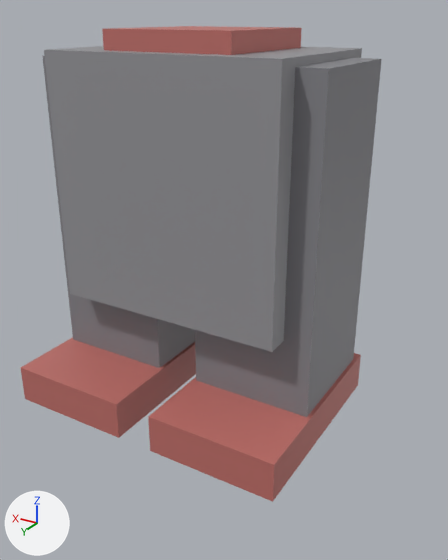
What one commit did to the glTF model src/MiVic.Game/Content/Models/Generated/soviet_commissar.glb.
Both versions are drawn from a 50 mm lens placed at (-0.852, 1.335, 1.799), pointed at (-0.07, 0.032, 1.147). The lights are fixed; the arrows at lower left show +X, +Y and +Z. The picture after the commit comes second. Where no turn or scale is listed for an object, it has been applied to the vertices. Vertices at exactly the same position are counted once.

In view in the first picture: 'Body', 'FootLeft', 'FootRight', 'Head', 'LegLeft', 'LegRight'.
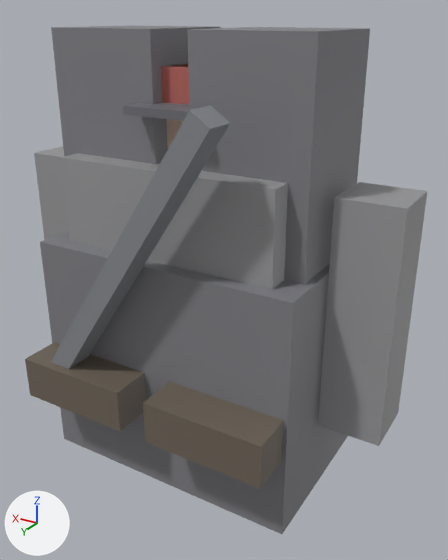
The change, as a list of edits to the scene's bpy script:
```text
Add mat_defaultmaterial_011:
    mat_defaultmaterial_011 = bpy.data.materials.new('DefaultMaterial.011')
    mat_defaultmaterial_011.use_nodes = True; mat_defaultmaterial_011.node_tree.nodes.clear()
    _N = mat_defaultmaterial_011.node_tree.nodes; _L = mat_defaultmaterial_011.node_tree.links
    n0 = _N.new('ShaderNodeOutputMaterial'); n0.name = 'Material Output'
    n1 = _N.new('ShaderNodeBsdfPrincipled'); n1.name = 'Principled BSDF'
    n2 = _N.new('ShaderNodeVertexColor'); n2.name = 'Color Attribute'
    _L.new(n1.outputs[0], n0.inputs[0])  # 'BSDF' to 'Surface'
    _L.new(n2.outputs[0], n1.inputs[0])  # 'Color' to 'Base Color'
Add mat_defaultmaterial_006:
    mat_defaultmaterial_006 = bpy.data.materials.new('DefaultMaterial.006')
    mat_defaultmaterial_006.use_nodes = True; mat_defaultmaterial_006.node_tree.nodes.clear()
    _N = mat_defaultmaterial_006.node_tree.nodes; _L = mat_defaultmaterial_006.node_tree.links
    n0 = _N.new('ShaderNodeOutputMaterial'); n0.name = 'Material Output'
    n1 = _N.new('ShaderNodeBsdfPrincipled'); n1.name = 'Principled BSDF'
    n2 = _N.new('ShaderNodeVertexColor'); n2.name = 'Color Attribute'
    _L.new(n1.outputs[0], n0.inputs[0])  # 'BSDF' to 'Surface'
    _L.new(n2.outputs[0], n1.inputs[0])  # 'Color' to 'Base Color'
Change me_body:
    remove me_body.from_pydata(...)  # 8 vertices, 12 faces; spans x -0.31..0.31, y -0.22..0.22, z 0.241..0.869
    add me_body.from_pydata(...)  # 8 vertices, 12 faces; spans x -0.3..0.3, y -0.21..0.21, z 0.0..0.583
    me_body part 1: the whole mesh is scaled about its middle by (0.968, 0.955, 0.927), then moved by (0.0, 0.0, -0.264)
Change me_legleft:
    remove me_legleft.from_pydata(...)  # 8 vertices, 12 faces; spans x -0.16..0.16, y -0.16..0.16, z 0.0..0.851
    add me_legleft.from_pydata(...)  # 8 vertices, 12 faces; spans x -0.15..0.15, y -0.15..0.15, z 0.0..0.884
    me_legleft part 2: the whole mesh is scaled about its middle by (0.938, 0.938, 1.04), then moved by (0.0, 0.0, 0.016)
Change me_footleft:
    remove me_footleft.from_pydata(...)  # 8 vertices, 12 faces; spans x -0.17..0.17, y -0.195..0.355, z -0.051..0.051
    add me_footleft.from_pydata(...)  # 8 vertices, 12 faces; spans x -0.16..0.16, y -0.16..0.36, z -0.057..0.057
    me_footleft part 3: the whole mesh is scaled about its middle by (0.941, 0.945, 1.12), then moved by (0.0, 0.02, 0.0)
    me_footleft part 4: 12 faces centred in x -0.17..0.17, y -0.195..0.355, z -0.051..0.051 are repainted in the vertex colours; the middle colour goes from pink #bf6f69 to brown #70665a
Change me_legright:
    remove me_legright.from_pydata(...)  # 8 vertices, 12 faces; spans x -0.16..0.16, y -0.16..0.16, z 0.0..0.851
    add me_legright.from_pydata(...)  # 8 vertices, 12 faces; spans x -0.15..0.15, y -0.15..0.15, z 0.0..0.884
    me_legright part 5: the whole mesh is scaled about its middle by (0.938, 0.938, 1.04), then moved by (0.0, 0.0, 0.016)
Change me_footright:
    remove me_footright.from_pydata(...)  # 8 vertices, 12 faces; spans x -0.17..0.17, y -0.195..0.355, z -0.051..0.051
    add me_footright.from_pydata(...)  # 8 vertices, 12 faces; spans x -0.16..0.16, y -0.16..0.36, z -0.057..0.057
    me_footright part 6: the whole mesh is scaled about its middle by (0.941, 0.945, 1.12), then moved by (0.0, 0.02, 0.0)
    me_footright part 7: 12 faces centred in x -0.17..0.17, y -0.195..0.355, z -0.051..0.051 are repainted in the vertex colours; the middle colour goes from pink #bf6f69 to brown #70665a
Change ob_body:
    ob_body.location: (0.0, 0.0, 0.851) -> (0.0, 0.0, 0.884)
Change ob_legleft:
    ob_legleft.location: (-0.22, 0.0, 0.851) -> (-0.2, 0.0, 0.884)
Change ob_footleft:
    ob_footleft.location: (-0.22, 0.0, 0.851) -> (-0.2, 0.0, 0.884)
Change ob_legright:
    ob_legright.location: (0.22, 0.0, 0.851) -> (0.2, 0.0, 0.884)
Change ob_footright:
    ob_footright.location: (0.22, 0.0, 0.851) -> (0.2, 0.0, 0.884)
Add ob_rifle:
    ob_rifle = bpy.data.objects.new('Rifle', me_rifle)  # 8 vertices, 12 faces; spans x -0.263..0.263, y -0.038..0.038, z -0.372..0.372
    ob_rifle.location = (0.04, 0.3, 1.26)
Add ob_peak:
    ob_peak = bpy.data.objects.new('Peak', me_peak)  # a box spanning x -0.09..0.09, y 0.1..0.21, z 0.12..0.14
    ob_peak.location = (0.0, 0.0, 1.466)
Add ob_helmet:
    ob_helmet = bpy.data.objects.new('Helmet', me_helmet)  # a box spanning x -0.105..0.105, y -0.115..0.115, z 0.12..0.22
    ob_helmet.location = (0.0, 0.0, 1.466)
Add ob_coat:
    ob_coat = bpy.data.objects.new('Coat', me_coat)  # a box spanning x -0.37..0.37, y -0.25..0.25, z -0.282..0.357
    ob_coat.location = (0.0, 0.0, 0.884)
Add ob_armright:
    ob_armright = bpy.data.objects.new('ArmRight', me_armright)  # a box spanning x -0.08..0.08, y -0.08..0.08, z -0.602..0.0
    ob_armright.location = (0.46, 0.0, 1.429)
Add ob_armleft:
    ob_armleft = bpy.data.objects.new('ArmLeft', me_armleft)  # a box spanning x -0.08..0.08, y -0.08..0.08, z -0.602..0.0
    ob_armleft.location = (-0.46, 0.0, 1.429)
```

Boxes [x1, y1, x2, y2] around the edits, measured in the pictures (448 x 560 px; the box of a moved part takes in the faces that stretch with it):
'Body', moved, rescaled
    before: [44, 46, 362, 352]
    after: [61, 153, 288, 289]
'LegLeft', moved, rescaled
    before: [195, 58, 382, 417]
    after: [188, 27, 370, 285]
'Coat', added
    after: [40, 231, 348, 534]
'ArmLeft', added
    after: [318, 182, 427, 446]
'LegRight', moved, rescaled
    before: [42, 56, 195, 368]
    after: [51, 26, 220, 164]
'FootLeft', recoloured, moved, rescaled
    before: [148, 353, 361, 502]
    after: [143, 382, 284, 489]
'Rifle', added
    after: [51, 105, 230, 369]
'FootRight', recoloured, moved, rescaled
    before: [21, 337, 196, 438]
    after: [25, 342, 146, 431]
'ArmRight', added
    after: [34, 146, 69, 240]
'Helmet', added (brown)
    after: [161, 63, 189, 104]
'Peak', added
    after: [123, 102, 197, 121]
part 3 of me_footleft, moved or reshaped
    before: [148, 353, 361, 502]
    after: [143, 382, 284, 489]
part 4 of me_footleft, recoloured
    before: [148, 353, 361, 502]
    after: [143, 382, 284, 489]
part 6 of me_footright, moved or reshaped
    before: [21, 337, 196, 438]
    after: [25, 342, 146, 431]
part 7 of me_footright, recoloured
    before: [21, 337, 196, 438]
    after: [25, 342, 146, 431]
'Head', unchanged, covered by the edit
    before: [102, 26, 302, 55]
    after: [167, 64, 186, 148]
